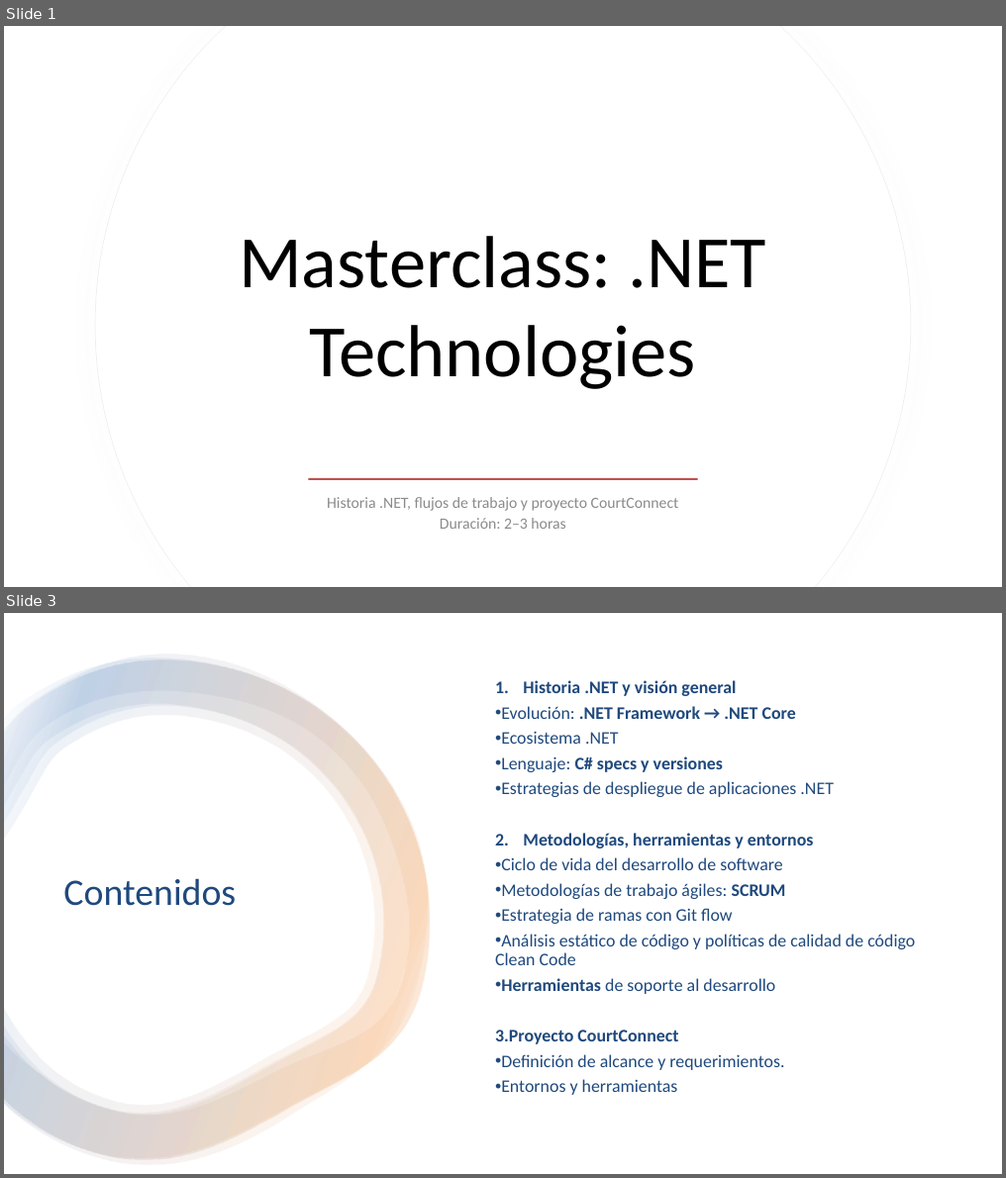
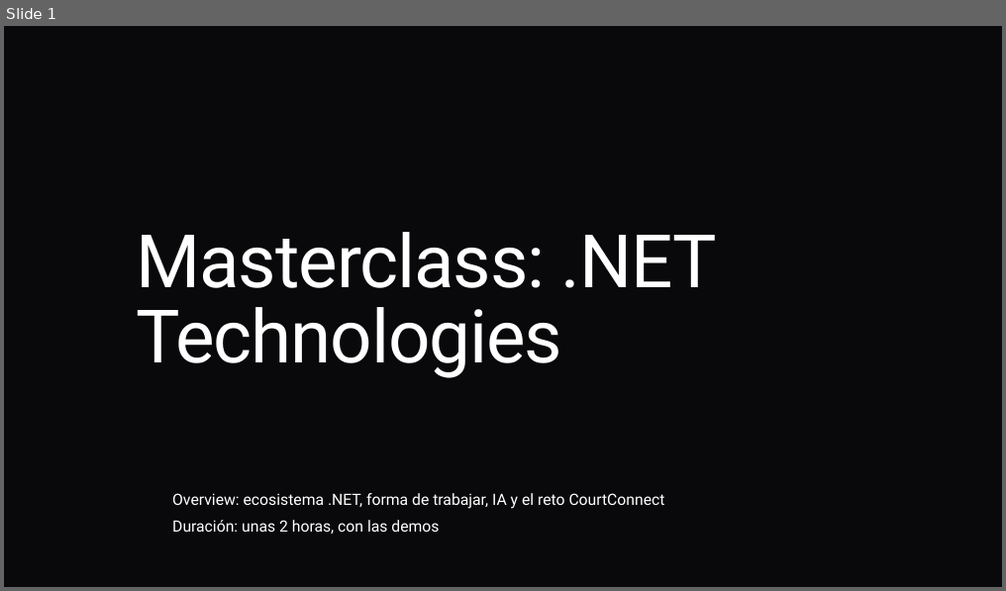
Before and after one commit to ybenzina/formacion-dotnet-junior, a slide deck: docs/masterclasses/masterclass-dotnet-technologies.pptx. Shown one above the other, each under a label of ours: slides 1 and 3 before the commit, slide 1 after it; the slides between them are not shown. The pictures are 1006x1178 and 1006x591 pixels, drawn with LibreOffice and Linux fonts; fonts in the diff are those of the drawing; background and template pictures are left out. Boxes give left, top, right and bottom in pixels: in the first picture for what was removed or moved away, otherwise in the second. Text is boxed around its words. In the diff, an @@ line names an element or a change of style, - is before the commit and + after.

Commit message:
Concretiza ramas de trabajo y actualiza documentación de masterclass general

```diff
--- a/docs/masterclasses/masterclass-dotnet-technologies.pptx
+++ b/docs/masterclasses/masterclass-dotnet-technologies.pptx
@@ slide 3 removed at [4, 613, 1002, 1174], background #FFFFFF @@
@@ rectangle removed at [4, 613, 1002, 1174] @@
@@ group removed at [4, 655, 430, 1165]: 4 freeform shapes @@
@@ text removed at [495, 680, 915, 1095] @@
-1. Historia .NET y visión general
-• Evolución: .NET Framework → .NET Core
-• Ecosistema .NET
-• Lenguaje: C# specs y versiones
-• Estrategias de despliegue de aplicaciones .NET
-2. Metodologías, herramientas y entornos
-• Ciclo de vida del desarrollo de software
-• Metodologías de trabajo ágiles: SCRUM
-• Estrategia de ramas con Git flow
-• Análisis estático de código y políticas de calidad de código Clean Code
-• Herramientas de soporte al desarrollo
-3. Proyecto CourtConnect
-• Definición de alcance y requerimientos.
-• Entornos y herramientas
@@ title removed at [63, 878, 236, 906] @@
-Contenidos
@@ slide 1 changed as well @@
@@ background #FFFFFF to picture (left out) @@
@@ freeform shape removed at [95, 26, 911, 587] @@
@@ freeform shape removed at [96, 26, 911, 587] @@
@@ title "Masterclass: .NET Technologies" at [137, 232, 717, 378]: font Calibri to Roboto, text colour #000000 to #FFFFFF, letter spacing 0 to -1.1 pt; alignment centre to left; line spacing 1 to 0.85 @@
@@ subtitle at [172, 493, 665, 534]: text changed; font Calibri to Roboto; text colour #8C8C8C to #FFFFFF @@
-Historia .NET, flujos de trabajo y proyecto CourtConnect
-Duración: 2–3 horas
+Overview: ecosistema .NET, forma de trabajar, IA y el reto CourtConnect
+Duración: unas 2 horas, con las demos
@@ rectangle removed at [309, 478, 698, 480] @@
```
Also in this commit, not shown: 8 other slides changed, 36 slides added, 15 other slides removed, 9 other files.
